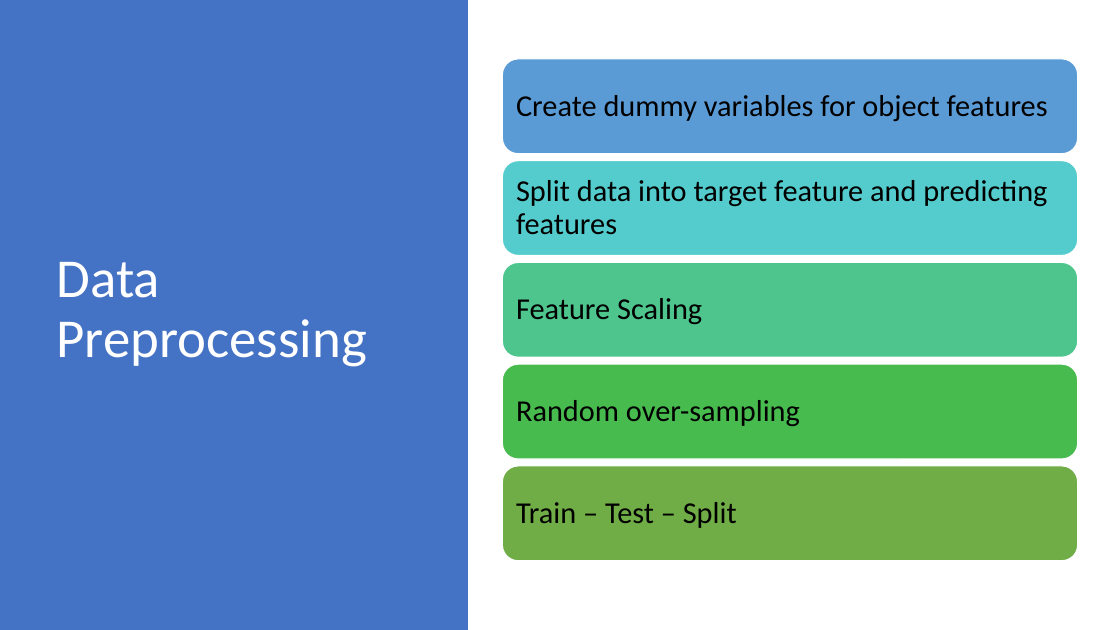
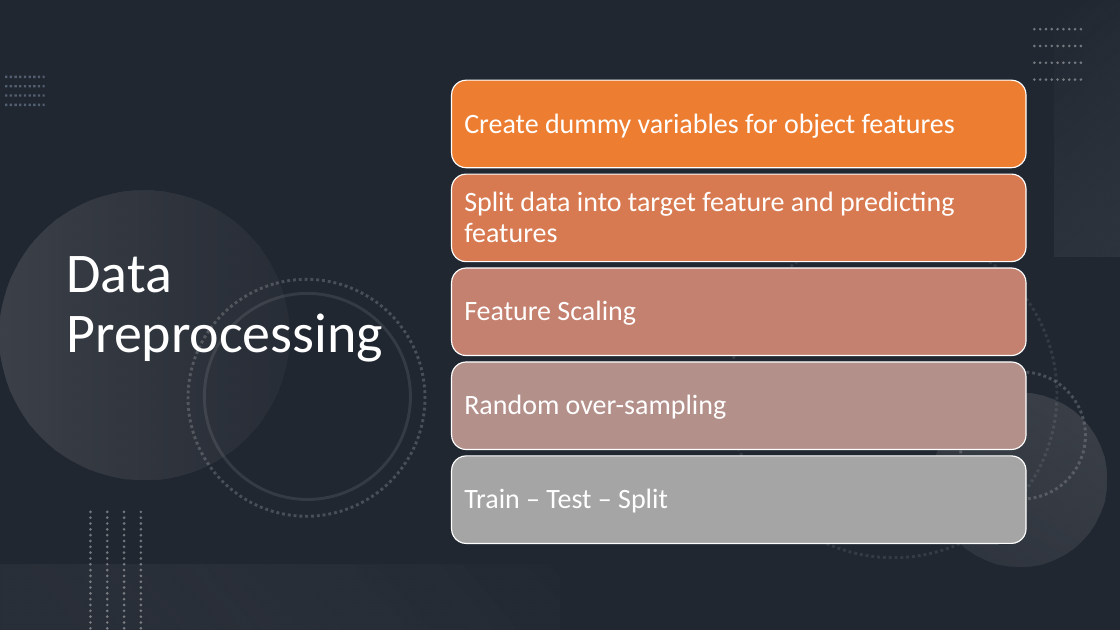
Before and after one commit to jinshuochen/Spring-Board-Capstone-Three, a slide deck: slide 15 of Customer Churn/reports/Customer Churn Final Presentation.pptx (slide 16 before the commit). Drawn at 1120x630 pixels with LibreOffice and Linux fonts; fonts in the diff are those of the drawing. Boxes give left, top, right and bottom in pixels: in the first picture for what was removed or moved away, otherwise in the second. Text is boxed around its words. In the diff, an @@ line names an element or a change of style, - is before the commit and + after.

Commit message:
Updated Final Presentation
Changed the background

```diff
--- a/Customer Churn/reports/Customer Churn Final Presentation.pptx
+++ b/Customer Churn/reports/Customer Churn Final Presentation.pptx
@@ background #000000 to #44546A @@
@@ rectangle removed at box(0, 0, 468, 630) @@
@@ rectangle added at box(0, 0, 1120, 630), fill #000000 at 53% opacity @@
@@ rectangle added at box(1055, 0, 1120, 257), fill gradient #F5F5F5 to #AFABAB @@
@@ title "Data Preprocessing": place and size @@
-title "Data Preprocessing" at box(57, 262, 367, 367)
+title "Data Preprocessing" at box(66, 256, 383, 362)
@@ title "Data Preprocessing" at box(66, 256, 383, 362): size 47 to 48 pt, text colour #000000 to #FFFFFF @@
@@ group added at box(5, 77, 45, 105): 4 lines @@
@@ rounded rectangle: place and size @@
-rounded rectangle at box(502, 59, 1078, 154)
+rounded rectangle at box(452, 80, 1027, 167)
@@ rounded rectangle at box(452, 80, 1027, 167): fill #5B9BD5 to #ED7D31; outline #000000 1 pt to #FFFFFF 1 pt @@
@@ size 26 to 24 pt, text colour #000000 to #FFFFFF in 5 elements at box(464, 300, 636, 325), box(464, 394, 727, 419), box(464, 191, 954, 242), box(464, 489, 668, 513), box(464, 113, 955, 138) @@
@@ text "Create dummy variables for object ...": place and size @@
-text "Create dummy variables for object ..." at box(516, 95, 1048, 121)
+text "Create dummy variables for object ..." at box(464, 113, 955, 138)
@@ group added at box(1034, 29, 1085, 80): 4 lines @@
@@ rounded rectangle: place and size @@
-rounded rectangle at box(502, 160, 1078, 255)
+rounded rectangle at box(452, 174, 1027, 261)
@@ rounded rectangle at box(452, 174, 1027, 261): fill #54CCCD to #D87A51; outline #000000 1 pt to #FFFFFF 1 pt @@
@@ text "Split data into target feature ...": place and size @@
-text "Split data into target feature ..." at box(516, 180, 1047, 234)
+text "Split data into target feature ..." at box(464, 191, 954, 242)
@@ rounded rectangle: place and size @@
-rounded rectangle at box(502, 262, 1078, 357)
+rounded rectangle at box(452, 268, 1027, 355)
@@ rounded rectangle at box(452, 268, 1027, 355): fill #4DC58D to #C48170; outline #000000 1 pt to #FFFFFF 1 pt @@
@@ group added at box(0, 191, 1120, 599): 6 ellipses @@
@@ text "Feature Scaling": place and size @@
-text "Feature Scaling" at box(516, 298, 702, 324)
+text "Feature Scaling" at box(464, 300, 636, 325)
@@ rounded rectangle: place and size @@
-rounded rectangle at box(502, 365, 1078, 460)
+rounded rectangle at box(452, 362, 1027, 450)
@@ rounded rectangle at box(452, 362, 1027, 450): fill #48BB4F to #B4908B; outline #000000 1 pt to #FFFFFF 1 pt @@
@@ text "Random over-sampling": place and size @@
-text "Random over-sampling" at box(516, 400, 800, 426)
+text "Random over-sampling" at box(464, 394, 727, 419)
@@ rounded rectangle: place and size @@
-rounded rectangle at box(502, 466, 1078, 561)
+rounded rectangle at box(452, 456, 1027, 544)
@@ rounded rectangle at box(452, 456, 1027, 544): fill #70AD47 to #A5A5A5; outline #000000 1 pt to #FFFFFF 1 pt @@
@@ text "Train – Test – Split": place and size @@
-text "Train – Test – Split" at box(516, 502, 737, 528)
+text "Train – Test – Split" at box(464, 489, 668, 513)
@@ group added at box(91, 512, 141, 630): 4 lines @@
@@ rectangle added at box(0, 565, 560, 630), fill gradient #767171 to #F1F0F0 @@
```
Also in this commit, not shown: 17 other slides changed, 1 slide removed.
